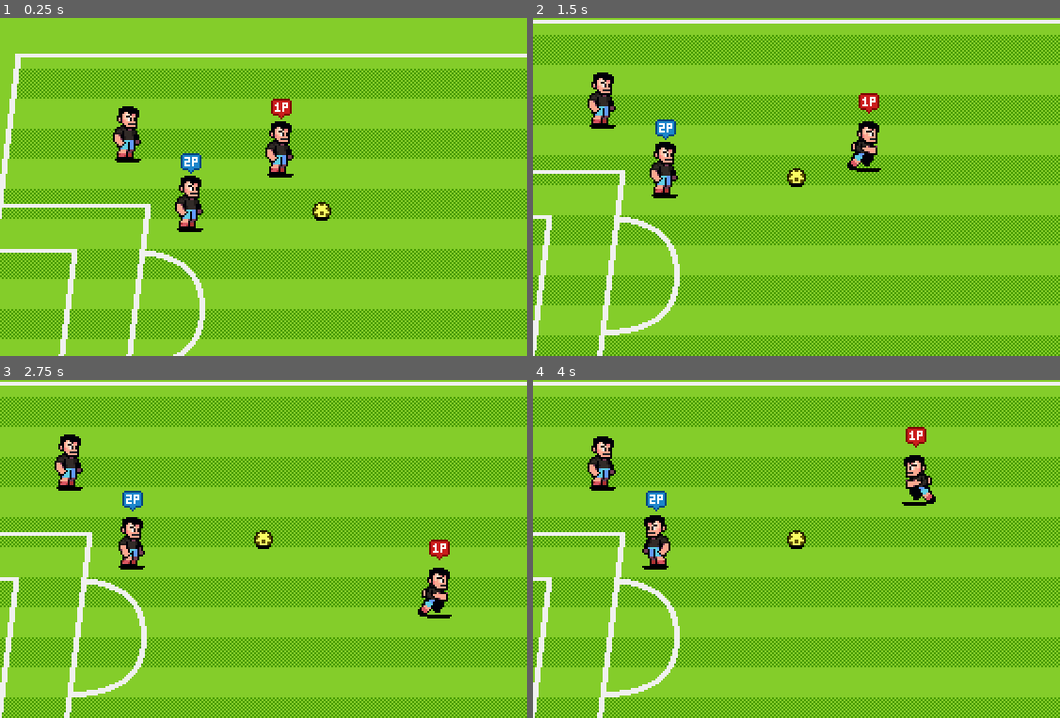
Above: before the commit, frames 1-4 (two rows, left to right).
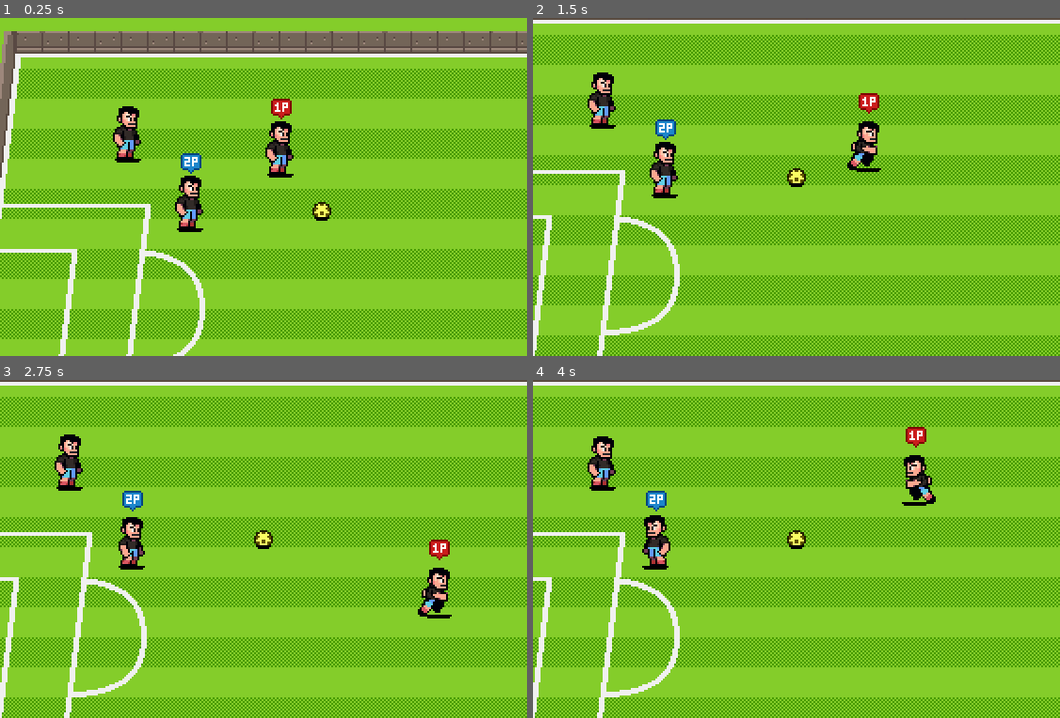
Above: after the commit, the same moments.

Repository: nicolasbize/soccer-course
Game: Godot game, scene res://scenes/world.tscn
Same seed, same stepped clock (60 frames per second), same inputs: the game is played once before the commit and once after it.
Inputs:
- Up to frame 1 (0.25 s): no input
- Up to frame 2 (1.5 s): hold Right (p1_right) 0.53-1.28 s; tap [ (p1_pass) at 0.6 s; hold Down (p1_down) from 1.28 s (still down); tap ] (p1_shoot) at 1.35 s
- Up to frame 3 (2.75 s): release Down (p1_down) at 2.03 s; hold Right (p1_right) from 2.03 s (still down); tap S (p2_down) at 2.1 s
- Up to frame 4 (4 s): release Right (p1_right) at 2.78 s; hold Up (p1_up) 2.78-3.53 s; tap A (p2_left) at 2.85 s; hold Left (p1_left) from 3.53 s (still down); tap ` (p2_pass) at 3.6 s

The runs differ from the first frame. In frame 1, 7.2% of the frame differs, in the area x 0-100%, y 3-48%; in frame 2, 0.6%; in frame 3, 0.6%; in frame 4, 0.6%.

Commit message:
added pitch boundaries

Diff:
--- a/scenes/world.tscn
+++ b/scenes/world.tscn
@@ -7,6 +7,12 @@
 [ext_resource type="PackedScene" uid="uid://fi75pm23saar" path="res://scenes/characters/player.tscn" id="4_k0juu"]
 [ext_resource type="PackedScene" uid="uid://b4fcsbd0h08uo" path="res://scenes/ball/ball.tscn" id="5_71j4m"]
 [ext_resource type="PackedScene" uid="uid://dm3olt4s4cok1" path="res://scenes/goal/goal.tscn" id="5_i7141"]
+[ext_resource type="Texture2D" uid="uid://dbb2dcntpi4w5" path="res://assets/art/backgrounds/top-wall.png" id="6_4mrxx"]
+[ext_resource type="Texture2D" uid="uid://dbt1h0omdgqrs" path="res://assets/art/backgrounds/bottom-wall.png" id="7_7r4gi"]
+[ext_resource type="Texture2D" uid="uid://rimmleir8goq" path="res://assets/art/backgrounds/side-wall.png" id="8_w7kh3"]
+
+[sub_resource type="RectangleShape2D" id="RectangleShape2D_7r4gi"]
+size = Vector2(802, 7)
 
 [node name="World" type="Node2D"]
 
@@ -49,6 +55,55 @@
 position = Vector2(818, 220)
 scale = Vector2(-1, 1)
 
+[node name="TopWall" type="Sprite2D" parent="ActorsContainer/PitchObjects"]
+position = Vector2(49, 32)
+texture = ExtResource("6_4mrxx")
+centered = false
+
+[node name="StaticBody2D" type="StaticBody2D" parent="ActorsContainer/PitchObjects/TopWall"]
+collision_mask = 0
+
+[node name="CollisionPolygon2D" type="CollisionPolygon2D" parent="ActorsContainer/PitchObjects/TopWall/StaticBody2D"]
+polygon = PackedVector2Array(0, 116, 13, 0, 739, 0, 752, 116, 740, 116, 727, 12, 25, 12, 13, 116)
+
+[node name="BottomWall" type="Sprite2D" parent="ActorsContainer/PitchObjects"]
+position = Vector2(24, 344)
+texture = ExtResource("7_7r4gi")
+centered = false
+offset = Vector2(0, -12)
+
+[node name="StaticBody2D" type="StaticBody2D" parent="ActorsContainer/PitchObjects/BottomWall"]
+collision_mask = 0
+
+[node name="CollisionShape2D" type="CollisionShape2D" parent="ActorsContainer/PitchObjects/BottomWall/StaticBody2D"]
+position = Vector2(401, -3.5)
+shape = SubResource("RectangleShape2D_7r4gi")
+
+[node name="LeftWall" type="Sprite2D" parent="ActorsContainer/PitchObjects"]
+position = Vector2(24, 221)
+texture = ExtResource("8_w7kh3")
+centered = false
+offset = Vector2(0, -14)
+
+[node name="StaticBody2D" type="StaticBody2D" parent="ActorsContainer/PitchObjects/LeftWall"]
+collision_mask = 0
+
+[node name="CollisionPolygon2D" type="CollisionPolygon2D" parent="ActorsContainer/PitchObjects/LeftWall/StaticBody2D"]
+polygon = PackedVector2Array(14, -1, 30, -1, 14, 116, 0, 116)
+
+[node name="RightWall" type="Sprite2D" parent="ActorsContainer/PitchObjects"]
+position = Vector2(826, 221)
+scale = Vector2(-1, 1)
+texture = ExtResource("8_w7kh3")
+centered = false
+offset = Vector2(0, -14)
+
+[node name="StaticBody2D" type="StaticBody2D" parent="ActorsContainer/PitchObjects/RightWall"]
+collision_mask = 0
+
+[node name="CollisionPolygon2D" type="CollisionPolygon2D" parent="ActorsContainer/PitchObjects/RightWall/StaticBody2D"]
+polygon = PackedVector2Array(14, -1, 30, -1, 14, 116, 0, 116)
+
 [node name="Player" parent="ActorsContainer" node_paths=PackedStringArray("ball") instance=ExtResource("4_k0juu")]
 position = Vector2(128, 101)
 ball = NodePath("../Ball")
Binary file changed: assets/art/backgrounds/bottom-wall.png
Binary file changed: assets/art/backgrounds/side-wall.png
Not shown: 1 places in scenes/world.tscn that only renumber resources
